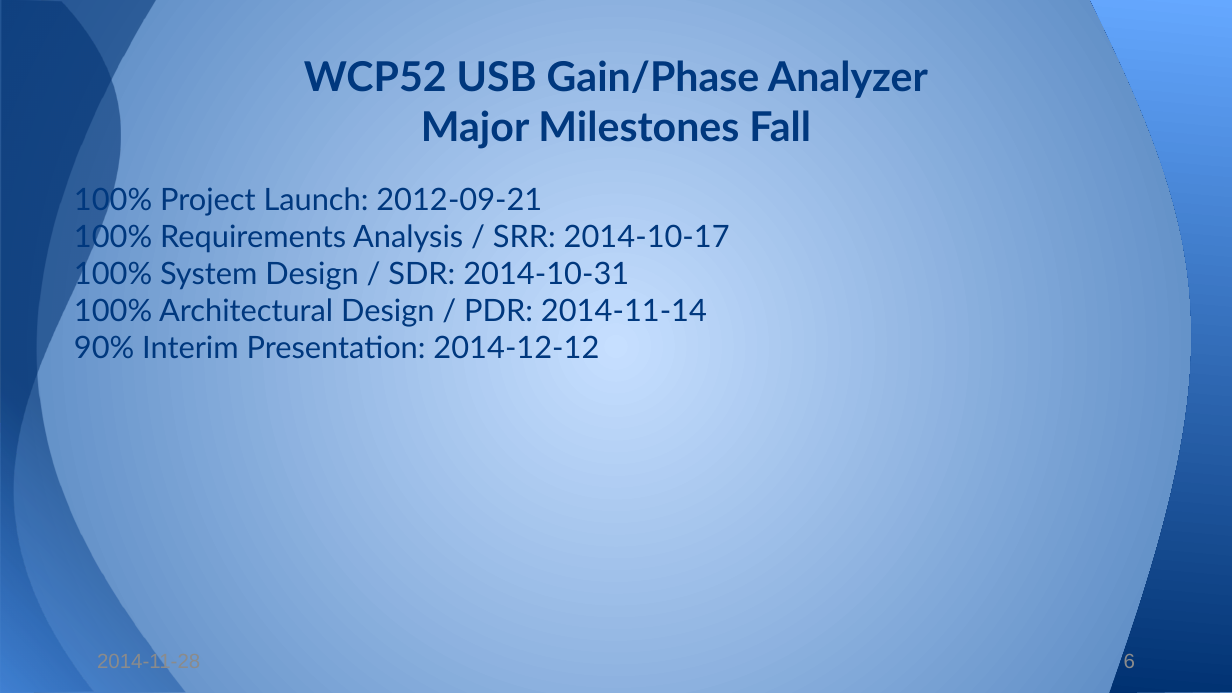
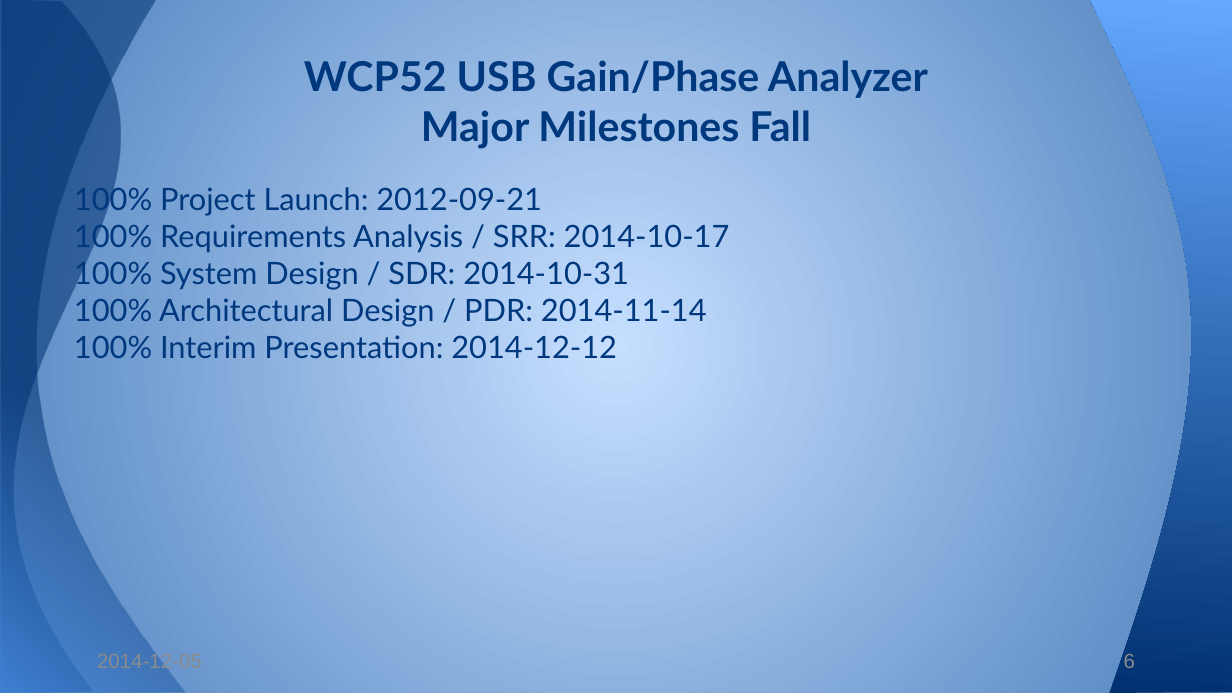
Before and after one commit to WCP52/docs, a slide deck: slide 6 of wsr/StatusPres.pptx. Drawn at 1232x693 pixels with LibreOffice and Linux fonts; fonts in the diff are those of the drawing. Boxes give left, top, right and bottom in pixels: in the first picture for what was removed or moved away, otherwise in the second. Text is boxed around its words. In the diff, an @@ line names an element or a change of style, - is before the commit and + after.

```diff
--- a/wsr/StatusPres.pptx
+++ b/wsr/StatusPres.pptx
@@ text at box(74, 335, 617, 358): text changed @@
-90% Interim Presentation: 2014‐12‐12
+100% Interim Presentation: 2014‐12‐12
@@ text at box(97, 654, 202, 668): text changed @@
-2014-11-28
+2014-12-05
```
Also in this commit, not shown: 7 other slides changed.
